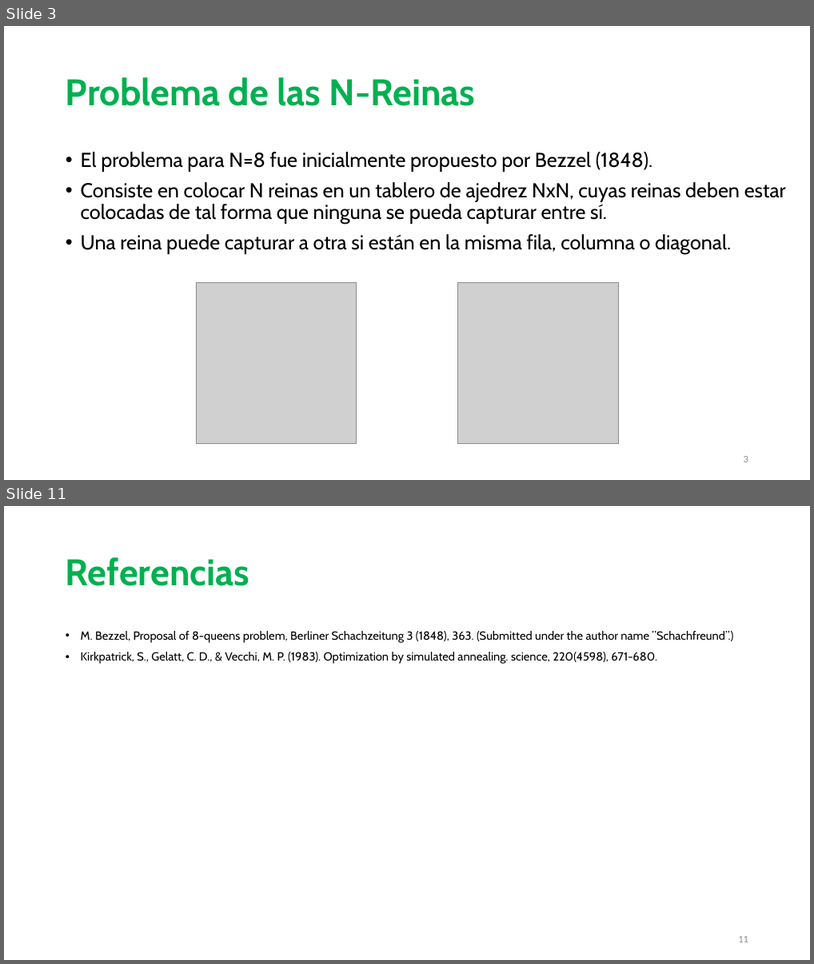
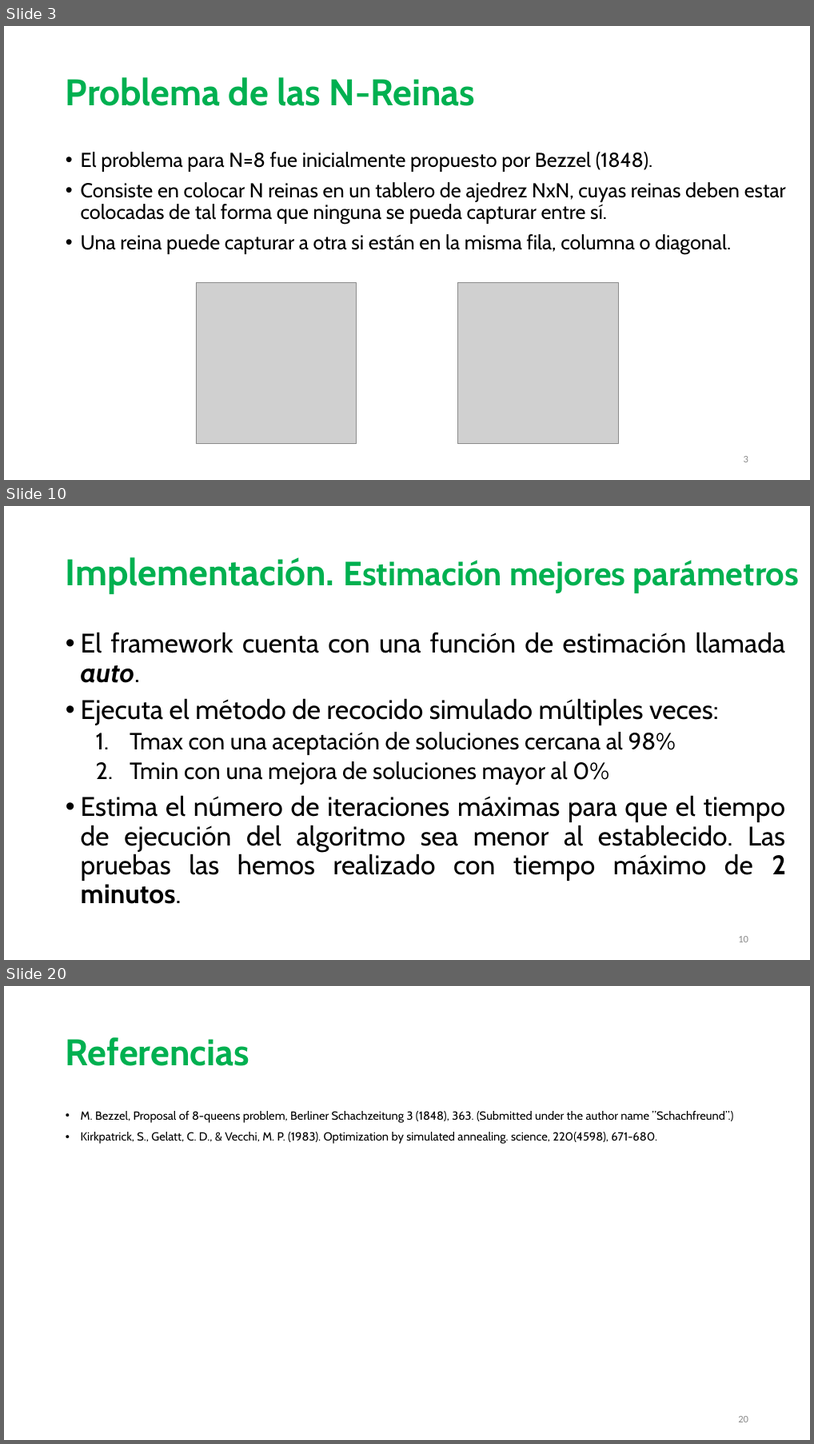
Before and after one commit to johacks/bibm, a slide deck: RS/RS_Presentacion.pptx. Shown one above the other, each under a label of ours: slides 3 and 11 before the commit, slides 3, 10 and 20 after it; the slides between them are not shown. The pictures are 814x964 and 814x1444 pixels, drawn with LibreOffice and Linux fonts; fonts in the diff are those of the drawing; grey boxes stand for pictures. Boxes give left, top, right and bottom in pixels: in the first picture for what was removed or moved away, otherwise in the second. Text is boxed around its words. In the diff, an @@ line names an element or a change of style, - is before the commit and + after.

```diff
--- a/RS/RS_Presentacion.pptx
+++ b/RS/RS_Presentacion.pptx
@@ slide 10 added at [4, 506, 810, 960], background #FFFFFF @@
@@ title added at [66, 557, 800, 594], 40 pt, text #00B050, bold @@
+Implementación. Estimación mejores parámetros
@@ text added at [81, 632, 786, 904], 32 pt, text #000000 @@
+• El framework cuenta con una función de estimación llamada auto.
+• Ejecuta el método de recocido simulado múltiples veces:
+  1. Tmax con una aceptación de soluciones cercana al 98%
+  2. Tmin con una mejora de soluciones mayor al 0%
+• Estima el número de iteraciones máximas para que el tiempo de ejecución del algoritmo sea menor al establecido. Las pruebas las hemos realizado con tiempo máximo de 2 minutos.
@@ page number added at [738, 936, 749, 942], 12 pt, text #8C8C8C @@
+10
@@ what was slide 11 is now slide 20 @@
@@ page number at [738, 1416, 749, 1422]: text changed @@
-11
+20
```
Also in this commit, not shown: 2 slides changed, 9 other slides added, 1 slide removed.
